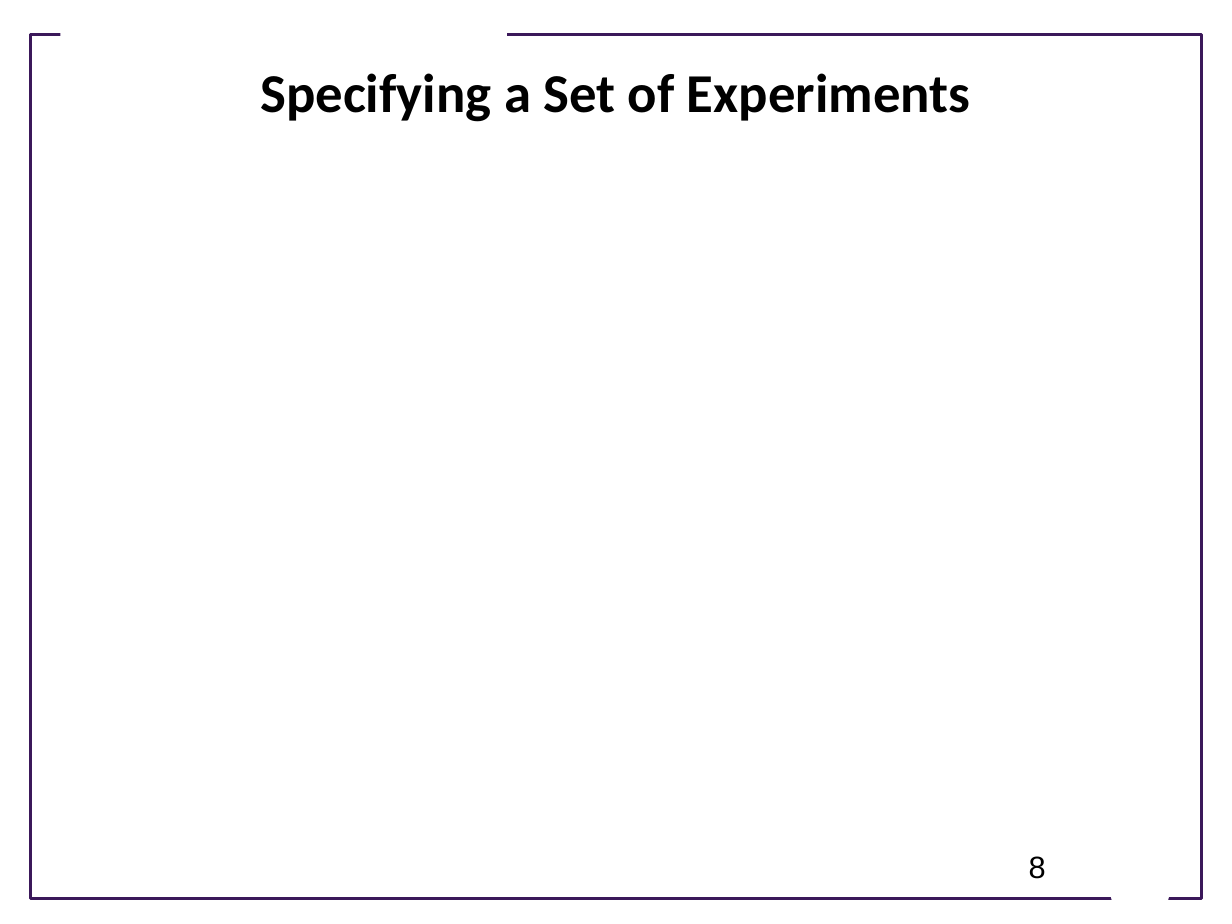
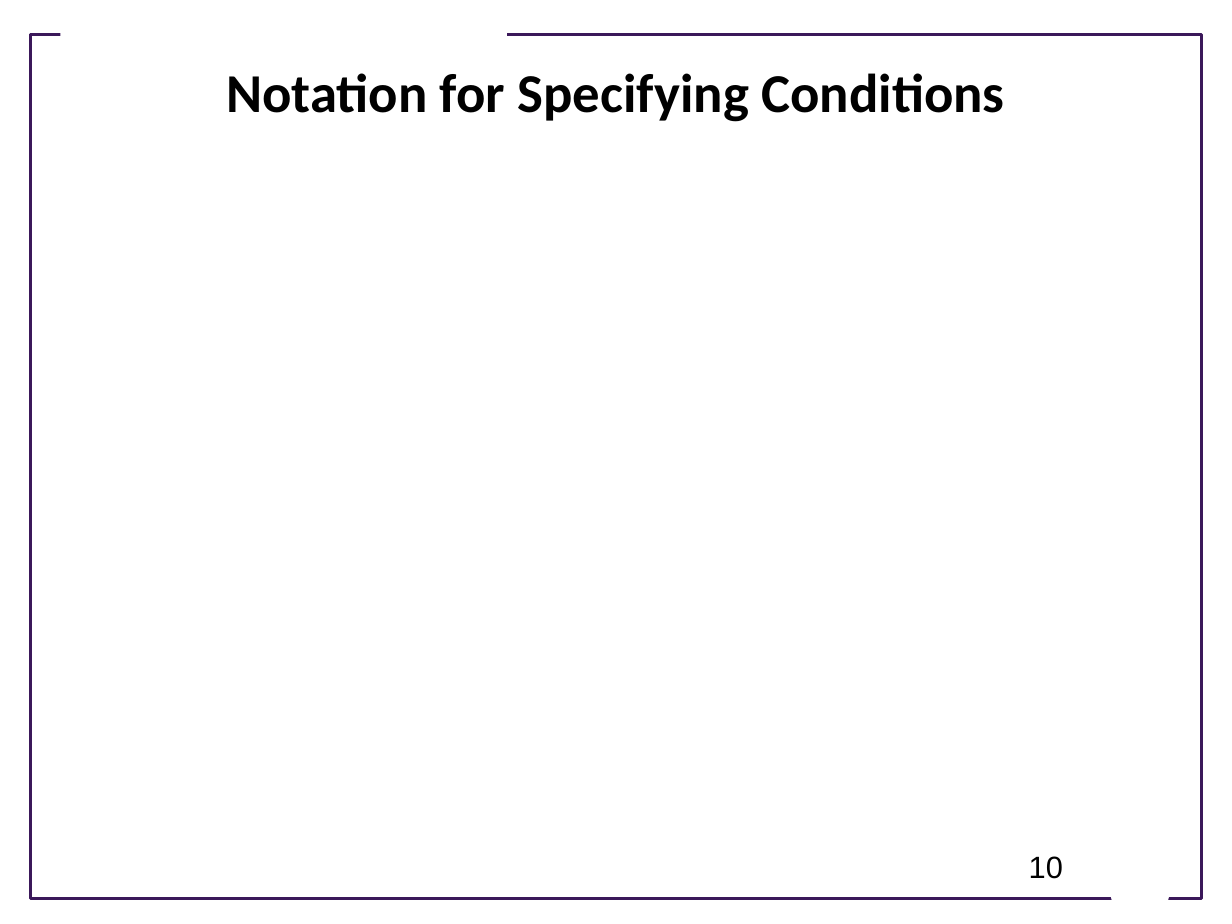
Before and after one commit to ModelEngineering/BIOEN-437, a slide deck: slide 10 of Lectures/Design-Of-Experiments/doe_overview.pptx (slide 8 before the commit). Drawn at 1232x924 pixels with LibreOffice and Linux fonts; fonts in the diff are those of the drawing; grey boxes stand for pictures; background and template pictures are left out. Boxes give left, top, right and bottom in pixels: in the first picture for what was removed or moved away, otherwise in the second. Text is boxed around its words. In the diff, an @@ line names an element or a change of style, - is before the commit and + after.

```diff
--- a/Lectures/Design-Of-Experiments/doe_overview.pptx
+++ b/Lectures/Design-Of-Experiments/doe_overview.pptx
@@ title at [226,73,1004,122]: text changed @@
-Specifying a Set of Experiments
+Notation for Specifying Conditions
@@ page number at [1029,856,1063,879]: text changed @@
-8
+10
```
Also in this commit, not shown: 9 other slides changed, 2 slides added, 3 slides removed.
